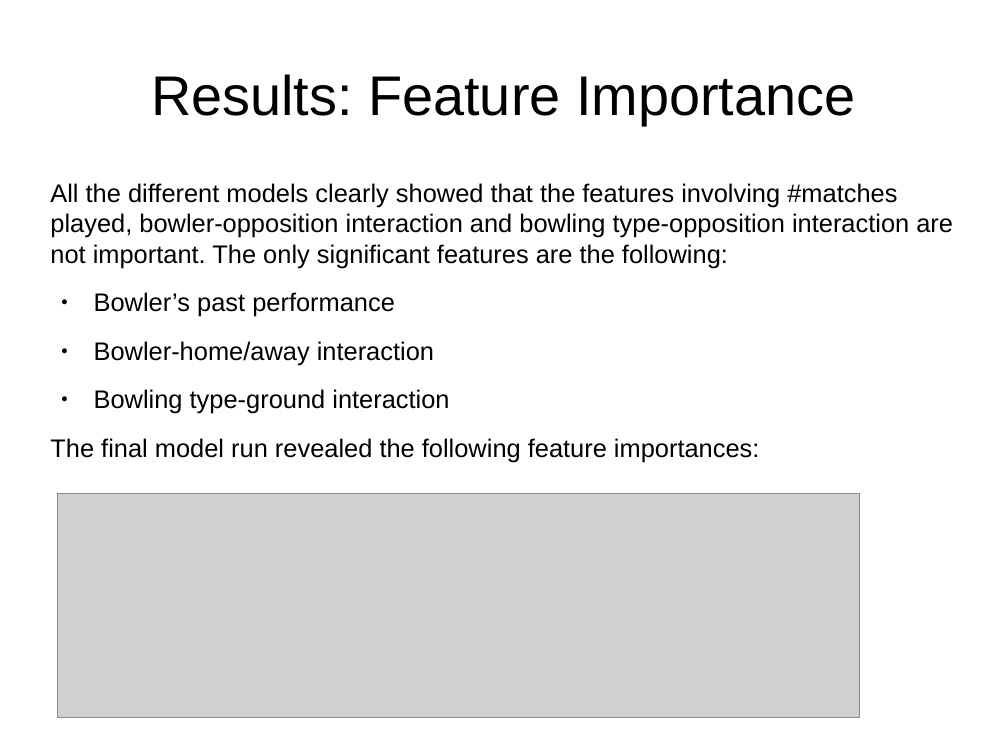
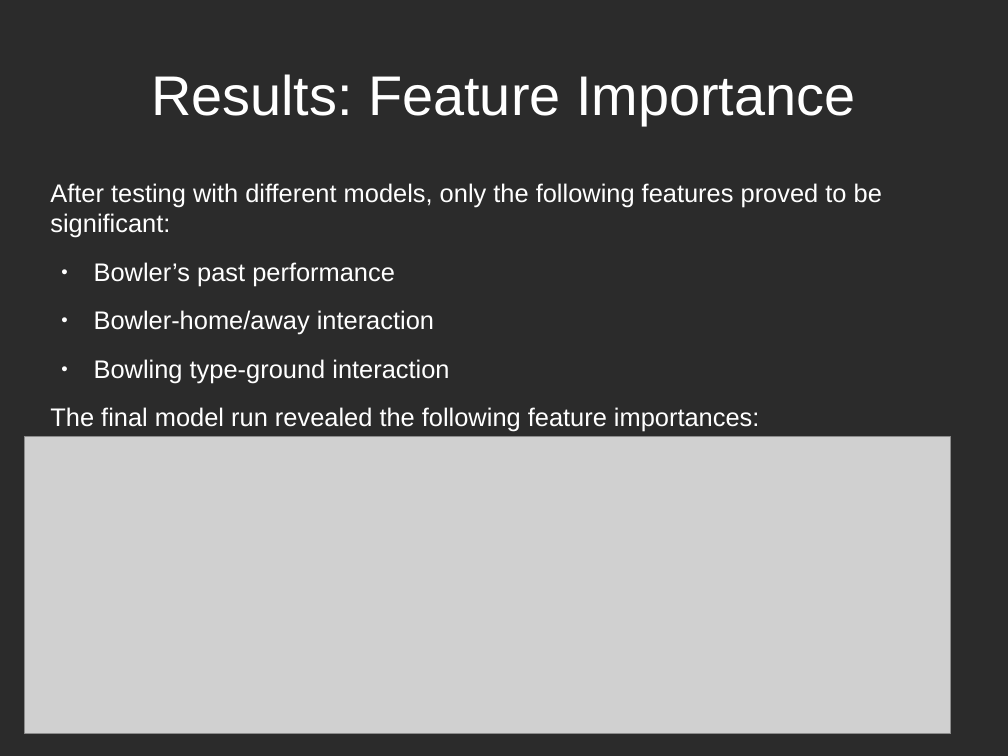
Before and after one commit to prantik-ghosh/bowling_performance_predictor_in_test_cricket, a slide deck: slide 9 of prantik_presentation_outline.odp. Drawn at 1008x756 pixels with LibreOffice and Linux fonts; fonts in the diff are those of the drawing; grey boxes stand for pictures; background and template pictures are left out; a plain dark background stands for a picture behind light text. Boxes give left, top, right and bottom in pixels: in the first picture for what was removed or moved away, otherwise in the second. Text is boxed around its words. In the diff, an @@ line names an element or a change of style, - is before the commit and + after.

Commit message:
slides modified/dropped, images added

```diff
--- a/prantik_presentation_outline.odp
+++ b/prantik_presentation_outline.odp
@@ background #FFFFFF to picture (left out) @@
@@ title "Results: Feature Importance" at box(151, 74, 855, 125): text colour #000000 to #FFFFFF @@
@@ text at box(50, 183, 882, 238): text changed; text colour #000000 to #FFFFFF @@
-All the different models clearly showed that the features involving #matches played, bowler-opposition interaction and bowling type-opposition interaction are not important. The only significant features are the following:
+After testing with different models, only the following features proved to be significant:
@@ text at box(50, 262, 759, 432): text colour #000000 to #FFFFFF in "Bowler’s past performance", "Bowler-home/away interaction", "Bowling type-ground interaction", "The final model run revealed the following ..."; bullet colour #000000 to #FFFFFF @@
@@ picture: place and size @@
-picture at box(57, 494, 860, 718)
+picture at box(25, 437, 951, 735)
```
Also in this commit, not shown: 11 other slides changed, 2 slides added, 3 slides removed, 3 other files.
